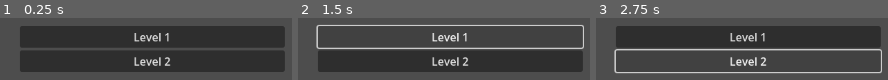
Above: before the commit, frames 1-3 (left to right).
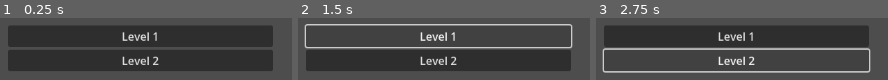
Above: after the commit, the same moments.

Repository: robotabc773/Brackeys2024.1
Game: Godot game, scene res://scenes/level_selection.tscn
The game is run twice, just before and just after one commit, with the same random seed, the same clock (stepped at 60 frames per second) and the same inputs. This scene is started directly instead of the project's main scene.
Inputs:
- Up to frame 1 (0.25 s): no input
- Up to frame 2 (1.5 s): click "Level 1" at 0.5 s; click "Level 1" at 1.25 s
- Up to frame 3 (2.75 s): click "Level 2" at 2 s

The runs differ from the first frame. In frame 1, 9.7% of the frame differs, in the area x 2-98%, y 12-88%; in frame 2, 14%, in the area x 2-98%, y 9-88%; in frame 3, 12%.

Commit message:
Small UI fix

Diff:
--- a/scenes/level_selection.tscn
+++ b/scenes/level_selection.tscn
@@ -11,11 +11,17 @@
 grow_vertical = 2
 
 [node name="MarginContainer" type="MarginContainer" parent="."]
-layout_mode = 0
-offset_left = 402.0
-offset_top = 159.0
-offset_right = 784.0
-offset_bottom = 649.0
+layout_mode = 1
+anchors_preset = 7
+anchor_left = 0.5
+anchor_top = 1.0
+anchor_right = 0.5
+anchor_bottom = 1.0
+offset_left = -191.0
+offset_top = -490.0
+offset_right = 191.0
+grow_horizontal = 2
+grow_vertical = 0
 script = ExtResource("1_06t1s")
 
 [node name="VBoxContainer" type="VBoxContainer" parent="MarginContainer"]
--- a/scripts/pause_menu.gd
+++ b/scripts/pause_menu.gd
@@ -6,11 +6,11 @@
 
 func hidePauseMenu() -> void:
 	pauseMenu.hide()
-	Engine.time_scale = 1
+	#Engine.time_scale = 1
 
 func showPauseMenu() -> void:
 	pauseMenu.show()
-	Engine.time_scale = 0
+	#Engine.time_scale = 0
 
 # show pause menu when the pause button is pressed
 func _on_pause_pressed() -> void:
